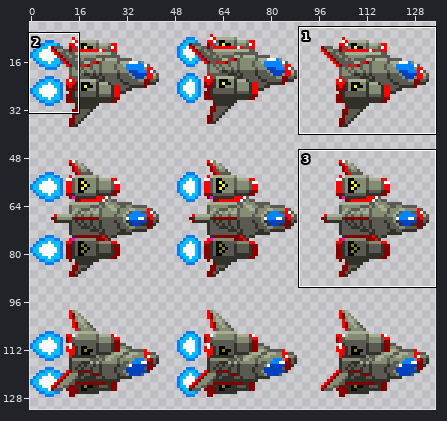
Sprite sheet -- app/src/main/res/drawable-v24/sprite1.png. Above: a wide view before the commit, with the close-up outlined.
Close-up. Old version:
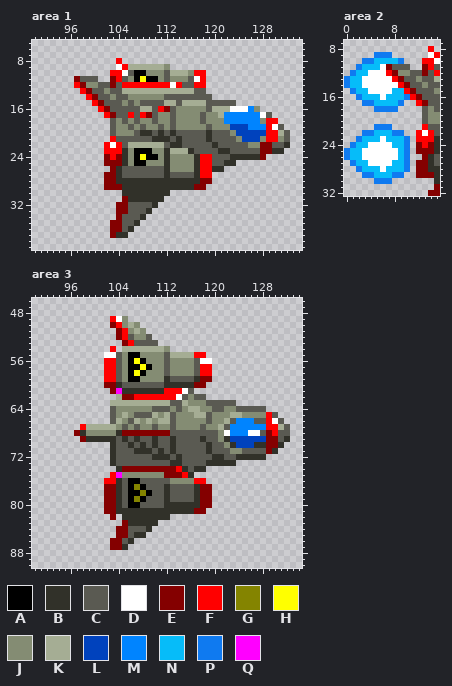
The file is 135x135 pixels. Shown: area 1: x 90..134, y 5..39; area 2: x 0..15, y 7..32; area 3: x 90..134, y 46..90. The wide view leaves out empty margins. The commit also changed other parts of the picture, which this record leaves out.
Palette (. is transparent): A #000000  B #313129  C #5a5a52  D #ffffff  E #840000  F #ff0000  G #848400  H #ffff00  J #848c73  K #a5ad94  L #0042bd  M #0084ff  N #06bcf9  P #0f7af0  Q #ff00ff
Pixels before, area 1, first column x 97:
 8 .......F............................
 9 .......DFKKKKKKJ....................
10 ......FFDCAAJJJCKKKJFF..............
11 ECCC..EFCJAHAAJCJJJCDF..............
12 FEJJCCECFFFFFFFFDFCCFF..............
13 .FECCJCCKKKKKKKKKKKKCC..............
14 ..FECCJCCJJJJJJCCCCCCCC.............
15 ...FECCCJCJCCCCKKCKKKKCCCCC.........
16 ....FECCCCCKKCFECJJJJJCKKKDDDMJ.....
17 .....FECCFCFECJJCJJJJCJJKMMMMMMDC...
18 ......CJCJCJJCJJCJJJJCJJJMMMMMMJFF..
19 ......CJJCJCJJCJCJJJJJCJJJLLLMMMFDC.
20 ......CJJJCBBCBCBCCCCCBCCCJLLLLLFFKC
21 ......FCCCCCCBBBCBCCCCBCCCCJLLLJFFJC
22 .....FDFCKKKKKKCBBCCCCCBCCCCCJJEECCB
23 .....FFFBJAAAJJBKKKBCCCCBBCCCCCEEBB.
24 .....EFEBJAHAAJBJJJJBFFCCCBBBBBE....
25 .....EEEBJAAJJJBJJJJBFFCCBB.........
26 ......EBCCCCCCCBJJJJBFFBB...........
27 .....EEBCCCCCCCBCCCCBFF.............
28 .....EEBBBBBBBBBBBBBBEE.............
29 .....EEEBBBBBBBBBBBBEE..............
30 ........BBBBBBBB....................
31 ........EBBBBBB.....................
32 .......EECCCCB......................
33 .......EECCCB.......................
34 .......ECCCB........................
35 ......EECCB.........................
36 ......EECB..........................
37 ......EBB...........................
Pixels before, area 2, first column x 0:
 8 ..............F.
 9 .....PPP......DF
10 ...PPNNNNP...FFD
11 ..PNNNDECCC..EFC
12 .PNNDDDFEJJCCECF
13 PNNDDDDDFECCJCCK
14 PNNDDDDDDFECCJCC
15 .PNNDDDDNNFECCCJ
16 ..PNNNDNNNPFECCC
17 ...PPNNNNP..FECC
18 .....PPPP....CJC
19 .............CJJ
20 .............CJJ
21 .....PPP.....FCC
22 ...PPNNNPP..FDFC
23 ..PNNNDNNNP.FFFB
24 .PNNDDDDNNP.EFEB
25 PNNDDDDDDNP.EEEB
26 PNNDDDDDDNP..EBC
27 .PNNDDDDNNP.EEBC
28 ..PNNNDNNNP.EEBB
29 ...PPNNNPP..EEEB
30 .....PPP.......B
31 ...............E
32 ..............EE
Pixels before, area 3, first column x 97:
49 ......FDJ...........................
50 ......EFJKJ.........................
51 .......EFJKJ........................
52 .......EFCJJC.......................
53 ........EFCCCC......................
54 ......F.KKKKKKKJ....................
55 .....DDCJAAJJJJCKKKKFF..............
56 .....FFCJAHAJJJCJJJJCDD.............
57 .....FFCJAAHAJJCJJJJCFF.............
58 .....FFCJAHAJJJCJJJJCFF.............
59 .....FFCJAAJJJJBCCCCBEE.............
60 .....EEBCCCCCCCBBBBBEE..............
61 ......EQBBBBBBBFFFDC................
62 .......KEEFFFFFFFDCJCC..............
63 ......KKKKKKKKKKCCKJJJCCCCC.........
64 ......CJJJJJJCCCJCJKKJJCCJJCCCCC....
65 ......CJKJCCCKJKCJJJKKCJJJKKJJJJFC..
66 ......CKJCKJKJKKCJJJJJCJJKCMMMCCFDC.
67 .FKKKKKJCJCJJCJJCJJJJCJJKCMMMMMMFFKC
68 EBJJJJJBEEEEEEEECCCCCCCCJDMMMDDCEFCC
69 .EBBBBBCBCBCCBCCBCCCCBCCJBLLLLLLEECB
70 ......BCCBCBCBCCBCCCCCBCCJBLLLBBEEB.
71 ......BCCCBBBCBCBCCCCCBCCCJJCCCCEB..
72 ......BCCCCCCBBBCBCCCCCBBCCBBBBB....
73 ......BCCCCCCCCCBBCCCCBBBBB.........
74 .......BEEEEEEEEEFBCBB..............
75 ......FQJJJJJJJEEEFB................
76 .....FFBCAACCCCCJJJJFF..............
77 .....EEBCAGACCCBCCCCBEE.............
78 .....EEBCAAGACCBCCCCBEE.............
79 .....EEBCAGACCCBCCCCBEE.............
80 .....EEBCAACCCCBBBBBBEE.............
81 .....EEBBBBBBBBBBBBBEE..............
82 ......E.BBBBBBBB....................
83 ........EBBBBB......................
84 .......EECCCB.......................
85 .......EECBB........................
86 ......EECB..........................
87 ......EEB...........................
And afterwards:
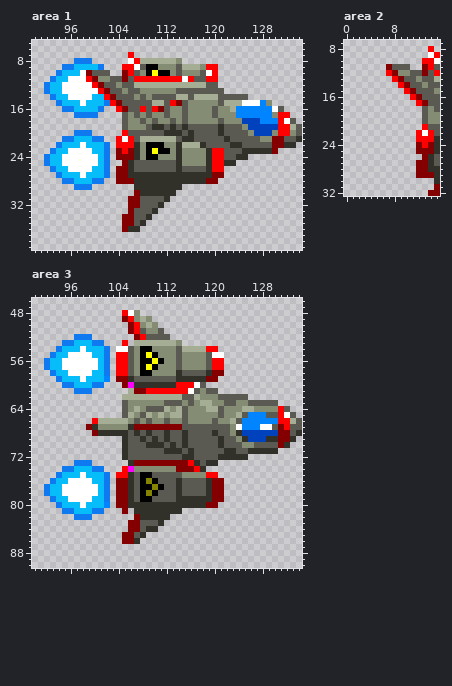
Edits made:
Area 1:
y 7: x 106 . -> F
y 8: x 97..99 ... -> PPP; x 104 F -> .; x 106..114 ......... -> DFKKKKKKJ
y 9: x 95..101 ....... -> PPNNNNP; x 104 D -> .; x 106..111 KKKKKK -> FDCAAJ; x 113..120 ........ -> JCKKKJFF
y 10: x 94..115 .........FFDCAAJJJCKKK -> PNNNDECCC..EFCJAHAAJCJ; x 117..120 FF.. -> JCDF
y 11: x 93..120 ....ECCC..EFCJAHAAJCJJJCDF.. -> PNNDDDFEJJCCECFFFFFFFFDFCCFF
y 12: x 92..101 .....FEJJC -> PNNDDDDDFE; x 103..120 ECFFFFFFFFDFCCFF.. -> CJCCKKKKKKKKKKKKCC
y 13: x 92..102 ......FECCJ -> PNNDDDDDDFE; x 105..116 KKKKKKKKKKKK -> JCCJJJJJJCCC; x 119..121 ... -> CCC
y 14: x 93..103 ......FECCJ -> PNNDDDDNNFE; x 106 J -> C; x 108 J -> C; x 110..111 JJ -> CC; x 114..115 CC -> KK; x 117..125 CCC...... -> KKKKCCCCC
y 15: x 94..105 ......FECCCJ -> PNNNDNNNPFEC; x 107 J -> C; x 110..120 CCKKCKKKKCC -> KKCFECJJJJJ; x 122..129 CC...... -> KKKDDDMJ
y 16: x 95..105 ......FECCC -> PPNNNNP..FE; x 108..113 KKCFEC -> FCFECJ; x 115 J -> C; x 119..125 CKKKDDD -> JCJJKMM; x 127..131 J.... -> MMMDC
y 17: x 97..100 .... -> PPPP; x 102..104 FEC -> ...; x 106 F -> J; x 108..110 FEC -> JCJ; x 112..113 JC -> CJ; x 115 J -> C; x 118 C -> J; x 120..123 JKMM -> CJJJ; x 128..132 DC... -> MMJFF
y 18: x 103..104 CJ -> ..; x 107..108 CJ -> JC; x 115 J -> C; x 118 C -> J; x 121..133 JMMMMMMJFF... -> CJJJLLLMMMFDC
y 19: x 103..106 CJJC -> ..CJ; x 108..118 CJJCJCJJJJJ -> JCBBCBCBCCC; x 120..134 JJJLLLMMMFDC... -> CBCCCJLLLLLFFKC
y 20: x 97..99 ... -> PPP; x 103..106 CJJJ -> ..FC; x 108..109 BB -> CC; x 111..112 BC -> CB; x 114 C -> B; x 116 C -> B; x 119 B -> C; x 121 C -> B; x 123..126 JLLL -> CCCJ; x 129..134 FFKC.. -> LJFFJC
y 21: x 95..101 ....... -> PPNNNPP; x 103..106 FCCC -> .FDF; x 108..116 CCBBBCBCC -> KKKKKKCBB; x 119 B -> C; x 122 C -> B; x 124..127 JLLL -> CCCC; x 129..131 FFJ -> JEE; x 133..134 .. -> CB
y 22: x 94..103 ........FD -> PNNNDNNNP.; x 105..113 CKKKKKKCB -> FFBJAAAJJ; x 115..118 CCCC -> KKKB; x 120 B -> C; x 123..124 CC -> BB; x 126..131 JJEECC -> CCCCEE; x 133 . -> B
y 23: x 93..108 .........FFFBJAA -> PNNDDDDNNP.EFEBJ; x 110..122 JJBKKKBCCCCBB -> HAAJBJJJJBFFC; x 125..131 CCCEEBB -> BBBBBE.
y 24: x 92..103 ..........EF -> PNNDDDDDDNP.; x 105..108 BJAH -> EEBJ; x 112 B -> J; x 114 J -> B; x 117..121 BFFCC -> JJBFF; x 123 B -> C; x 126..128 BBE -> ...
y 25: x 92..114 ..........EEEBJAAJJJBJJ -> PNNDDDDDDNP..EBCCCCCCCB; x 117..121 BFFCC -> JJBFF
y 26: x 93..106 ..........EBCC -> PNNDDDDNNP.EEB; x 112..121 BJJJJBFFBB -> CCBCCCCBFF
y 27: x 94..111 ........EEBCCCCCCC -> PNNNDNNNP.EEBBBBBB; x 113..116 CCCC -> BBBB; x 118..121 FF.. -> BBEE
y 28: x 95..106 .......EEBBB -> PPNNNPP..EEE; x 118 E -> B; x 120 . -> E
y 29: x 97..99 ... -> PPP; x 102..106 EEEBB -> .....; x 115..118 BBEE -> ....
y 30: x 105..107 BBB -> ..E; x 113 . -> B
y 31: x 105..112 EBBBBBB. -> .EECCCCB
y 32: x 104..107 EECC -> ..EE; x 110..111 B. -> CB
y 33: x 104..106 EEC -> ..E; x 109..110 B. -> CB
y 34: x 104..106 ECC -> .EE; x 108..109 B. -> CB
y 35: x 103..108 EECCB. -> ..EECB
y 36: x 103..105 EEC -> ..E; x 107 . -> B
y 37: x 103..105 EBB -> ...
Area 2:
y 9: x 5..7 PPP -> ...
y 10: x 3..9 PPNNNNP -> .......
y 11: x 2..6 PNNND -> .....
y 12: x 1..6 PNNDDD -> ......
y 13: x 0..7 PNNDDDDD -> ........
y 14: x 0..8 PNNDDDDDD -> .........
y 15: x 1..9 PNNDDDDNN -> .........
y 16: x 2..10 PNNNDNNNP -> .........
y 17: x 3..9 PPNNNNP -> .......
y 18: x 5..8 PPPP -> ....
y 21: x 5..7 PPP -> ...
y 22: x 3..9 PPNNNPP -> .......
y 23: x 2..10 PNNNDNNNP -> .........
y 24: x 1..10 PNNDDDDNNP -> ..........
y 25..26: x 0..10 PNNDDDDDDNP -> ...........
y 27: x 1..10 PNNDDDDNNP -> ..........
y 28: x 2..10 PNNNDNNNP -> .........
y 29: x 3..9 PPNNNPP -> .......
y 30: x 5..7 PPP -> ...
Area 3:
y 48: x 105..107 ... -> FDJ
y 49: x 103..109 FDJ.... -> ..EFJKJ
y 50: x 103..110 EFJKJ... -> ...EFJKJ
y 51: x 104..111 EFJKJ... -> ..EFCJJC
y 52: x 97..99 ... -> PPP; x 104..108 EFCJJ -> ...EF; x 110..112 ... -> CCC
y 53: x 95..101 ....... -> PPNNNPP; x 105..114 EFCCCC.... -> F.KKKKKKKJ
y 54: x 94..111 .........F.KKKKKKK -> PNNNDNNNP.DDCJAAJJ; x 113..120 ........ -> JCKKKKFF
y 55: x 93..110 .........DDCJAAJJJ -> PNNDDDDNNP.FFCJAHA; x 112..121 CKKKKFF... -> JJCJJJJCDD
y 56: x 92..107 ..........FFCJAH -> PNNDDDDDDNP.FFCJ; x 109..112 JJJC -> AHAJ; x 114 J -> C; x 117..121 CDD.. -> JJCFF
y 57: x 92..110 ..........FFCJAAHAJ -> PNNDDDDDDNP.FFCJAHA; x 112 C -> J; x 114 J -> C; x 117..121 CFF.. -> JJCFF
y 58: x 93..107 .........FFCJAH -> PNNDDDDNNP.FFCJ; x 109 J -> A; x 112 C -> J; x 114..116 JJJ -> BCC; x 118..121 FF.. -> CBEE
y 59: x 94..112 ........FFCJAAJJJJB -> PNNNDNNNM.EEBCCCCCC; x 114..116 CCC -> BBB; x 118 E -> B; x 120 . -> E
y 60: x 95..111 .......EEBCCCCCCC -> PPNNNPP...EQBBBBB; x 114..118 BBBEE -> FFFDC
y 61: x 97..99 ... -> PPP; x 103..111 EQBBBBBBB -> ...KEEFFF; x 115..120 DC.... -> FDCJCC
y 62: x 104..114 KEEFFFFFFFD -> .KKKKKKKKKK; x 116..125 JCC....... -> CKJJJCCCCC
y 63: x 103..112 KKKKKKKKKK -> ..CJJJJJJC; x 115..116 KJ -> JC; x 118..121 JCCC -> KKJJ; x 124..130 ....... -> JJCCCCC
y 64: x 103..105 CJJ -> ..C; x 107 J -> K; x 109 J -> C; x 112 C -> K; x 114..117 CJKK -> KCJJ; x 119..120 JC -> KK; x 124..132 CCCCC.... -> JKKJJJJFC
y 65: x 103..107 CJKJC -> ..CKJ; x 109..115 CKJKCJJ -> KJKJKKC; x 117..119 KKC -> JJJ; x 121 J -> C; x 123 K -> J; x 125..129 JJJJF -> CMMMC; x 131..133 ... -> FDC
y 66: x 100..103 ...C -> FKKK; x 105..107 JCK -> KJC; x 109 K -> C; x 111..113 KKC -> JCJ; x 115 J -> C; x 119..120 CJ -> JC; x 122..124 KCM -> JKC; x 127..134 CCFDC... -> MMMMFFKC
y 67: x 98..103 FKKKKK -> .EBJJJ; x 105..117 CJCJJCJJCJJJJ -> JBEEEEEEEECCC; x 119..121 JJK -> CCC; x 123..124 MM -> JD; x 128..134 MFFKC.. -> DDCEFCC
y 68: x 97..103 EBJJJJJ -> ...EBBB; x 105..112 EEEEEEEE -> BCBCBCCB; x 115 C -> B; x 120..134 CJDMMMDDCEFCC.. -> BCCJBLLLLLLEECB
y 69: x 98..104 EBBBBBC -> .......; x 107..108 BC -> CB; x 112..113 CB -> BC; x 115 C -> B; x 118 B -> C; x 121..125 JBLLL -> BCCJB; x 129..133 EECB. -> BBEEB
y 70: x 103..106 BCCB -> ..BC; x 108..109 BC -> CB; x 111 C -> B; x 115 C -> B; x 119 B -> C; x 121..132 CJBLLLBBEEB. -> BCCCJJCCCCEB
y 71: x 103..105 BCC -> ..B; x 107..109 BBB -> CCC; x 111..112 BC -> CB; x 114 C -> B; x 116 C -> B; x 119 B -> C; x 122..124 CJJ -> BBC; x 126..129 CCCE -> BBBB
y 72: x 103..105 BCC -> ..B; x 110..112 BBB -> CCC; x 114..116 BCC -> CBB; x 120 B -> C; x 122..123 CC -> BB; x 126..128 BBB -> ...
y 73: x 97..99 ... -> PPP; x 103..117 BCCCCCCCCCBBCCC -> ...BEEEEEEEEEFB; x 121..123 BBB -> ...
y 74: x 95..101 ....... -> PPNNNPP; x 104..117 BEEEEEEEEEFBCB -> .FQJJJJJJJEEEF
y 75: x 94..120 .........FQJJJJJJJEEEFB.... -> PNNNDNNNP.FFBCAACCCCCJJJJFF
y 76: x 93..110 .........FFBCAACCC -> PNNDDDDNNP.EEBCAGA; x 113..121 JJJJFF... -> CBCCCCBEE
y 77: x 92..107 ..........EEBCAG -> PNNDDDDDDNP.EEBC; x 109..112 CCCB -> AGAC; x 114 C -> B; x 117..121 BEE.. -> CCBEE
y 78: x 92..110 ..........EEBCAAGAC -> PNNDDDDDDNP.EEBCAGA; x 112 B -> C; x 114 C -> B; x 117..121 BEE.. -> CCBEE
y 79: x 93..107 .........EEBCAG -> PNNDDDDNNP.EEBC; x 109 C -> A; x 112 B -> C; x 114..116 CCC -> BBB; x 118..121 EE.. -> BBEE
y 80: x 94..111 ........EEBCAACCCC -> PNNNDNNNM.EEBBBBBB; x 118 E -> B; x 120 . -> E
y 81: x 95..106 .......EEBBB -> PPNNNPP...E.; x 115..118 BBEE -> ....
y 82: x 97..99 ... -> PPP; x 103 E -> .; x 105..107 BBB -> ..E
y 83: x 105..111 EBBBBB. -> .EECCCB
y 84: x 104..107 EECC -> ..EE; x 110 . -> B
y 85: x 104 E -> .; x 106..107 CB -> EC
y 86: x 103..107 EECB. -> ..EEB
y 87: x 103..105 EEB -> ...
